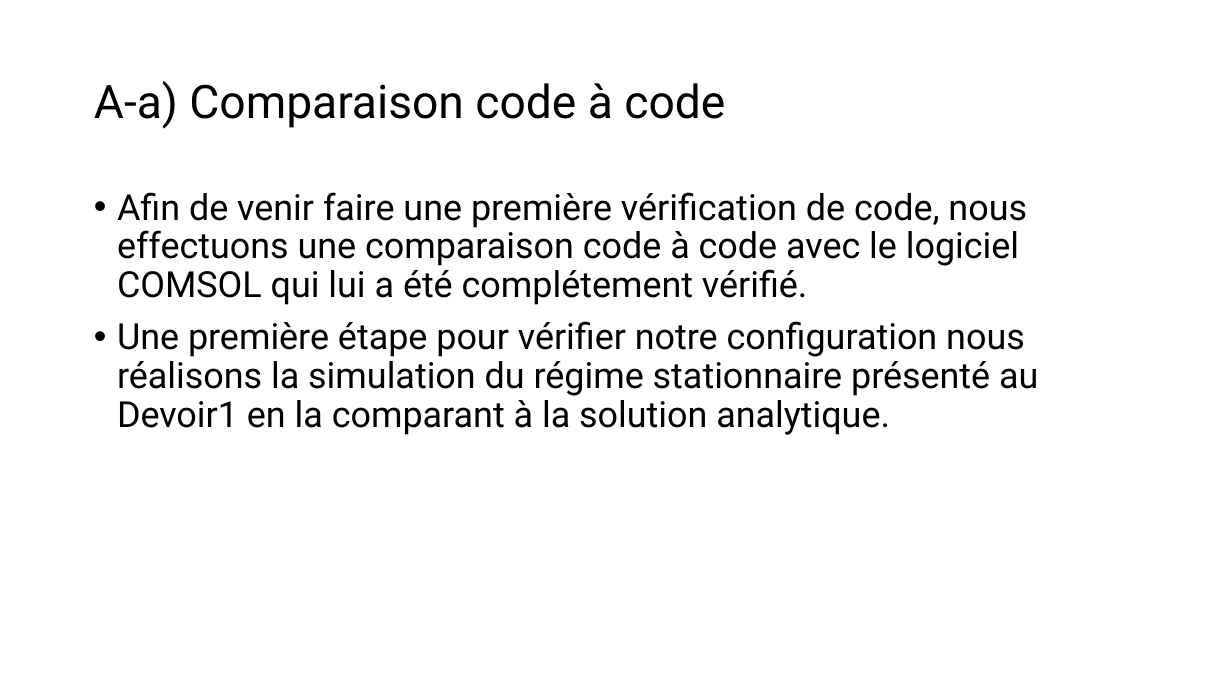
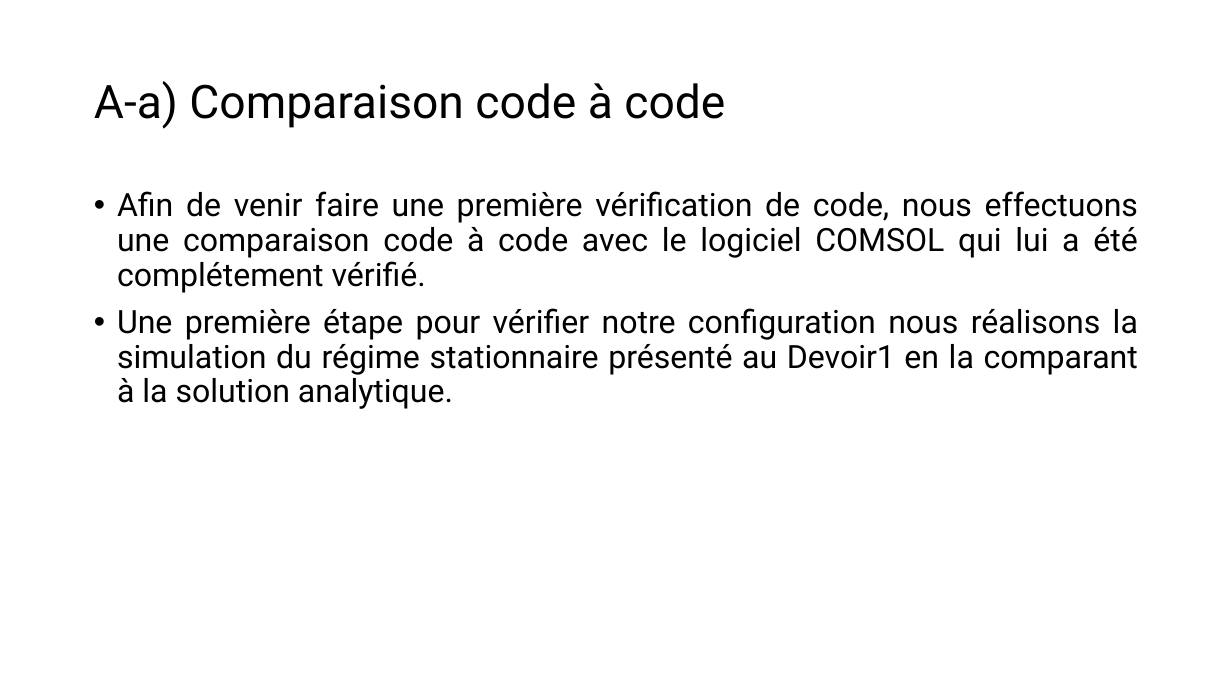
Before and after one commit to mehdibendaya/MEC8211DEV2, a slide deck: slide 2 of Devoir_2.pptx. Drawn at 1232x693 pixels with LibreOffice and Linux fonts; fonts in the diff are those of the drawing. Boxes give left, top, right and bottom in pixels: in the first picture for what was removed or moved away, otherwise in the second. Text is boxed around its words. In the diff, an @@ line names an element or a change of style, - is before the commit and + after.

```diff
--- a/Devoir_2.pptx
+++ b/Devoir_2.pptx
@@ text "Afin de venir faire une ..." at box(117, 191, 1138, 409): size 28 to 25 pt; alignment left to justified @@
```
Also in this commit, not shown: 4 other slides changed, 1 slide added.
